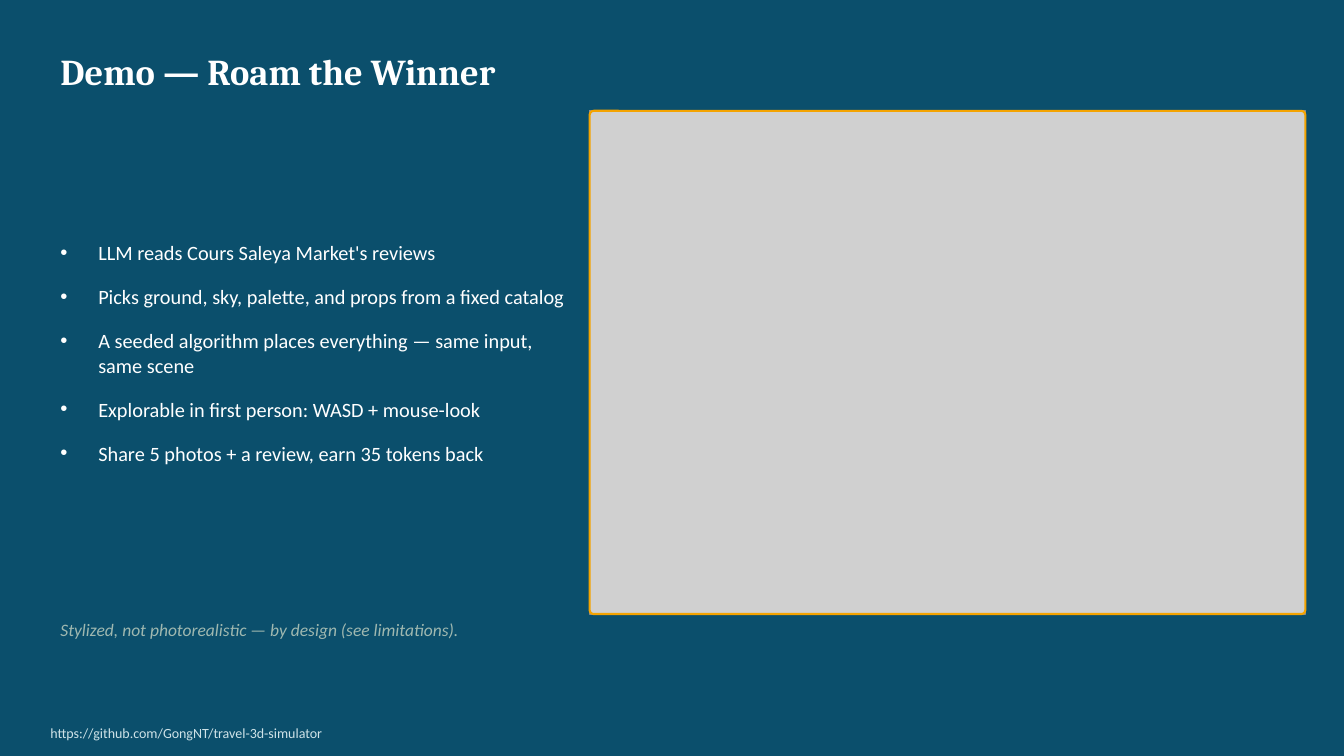
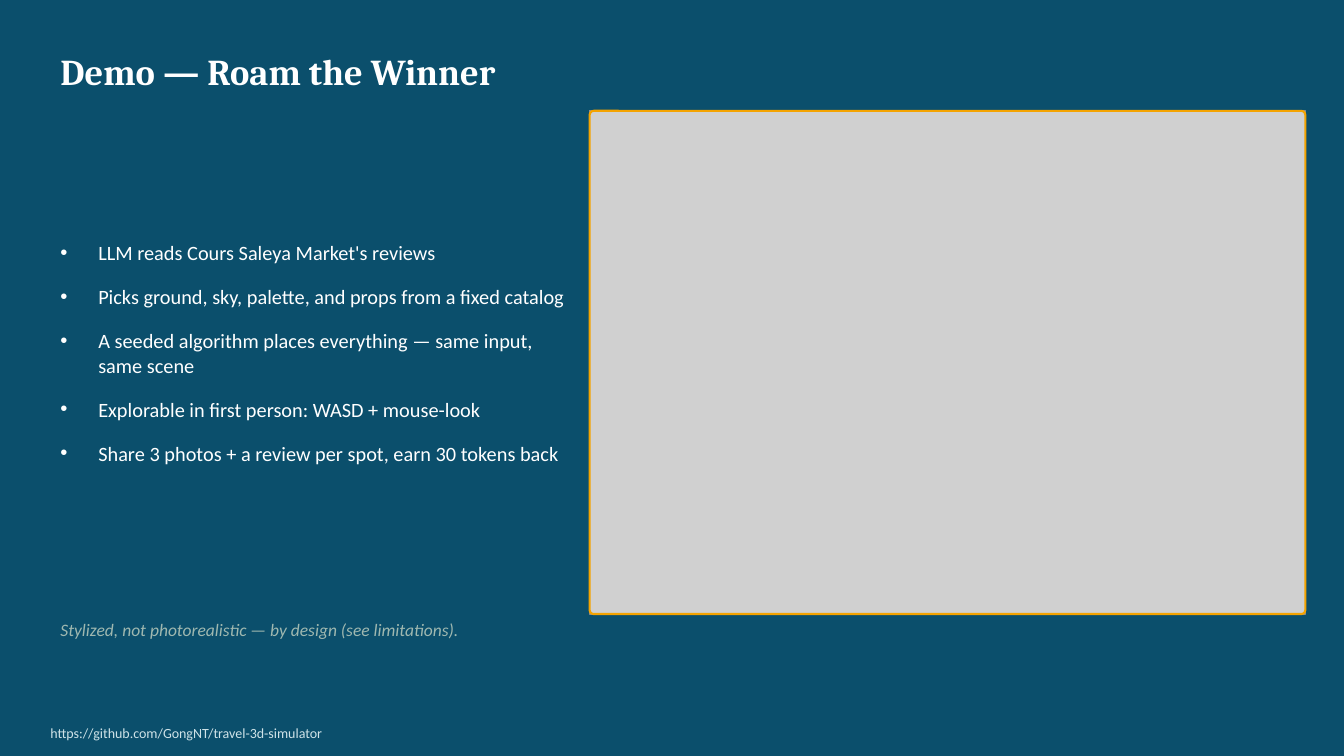
Before and after one commit to GongNT/travel-3d-simulator, a slide deck: slide 5 of report/Final_Presentation.pptx. Drawn at 1344x756 pixels with LibreOffice and Linux fonts; fonts in the diff are those of the drawing; grey boxes stand for pictures. Boxes give left, top, right and bottom in pixels: in the first picture for what was removed or moved away, otherwise in the second. Text is boxed around its words. In the diff, an @@ line names an element or a change of style, - is before the commit and + after.

```diff
--- a/report/Final_Presentation.pptx
+++ b/report/Final_Presentation.pptx
@@ text at [98,447,558,465]: text changed @@
-• Share 5 photos + a review, earn 35 tokens back
+• Share 3 photos + a review per spot, earn 30 tokens back
```
Also in this commit, not shown: 3 other slides changed, 11 other files.
